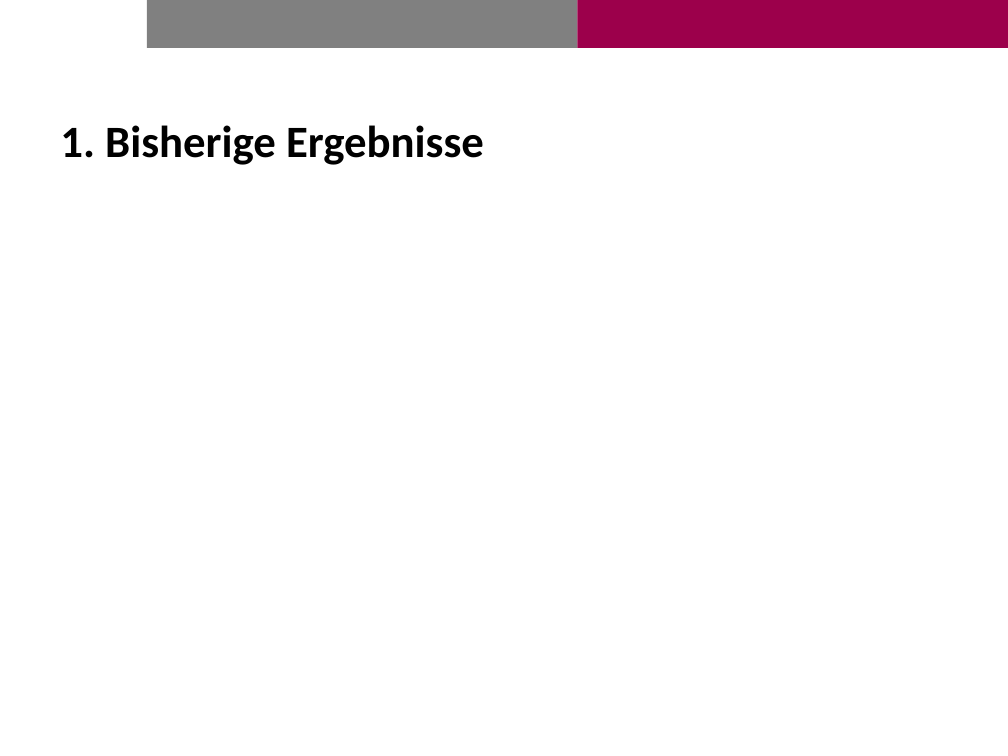
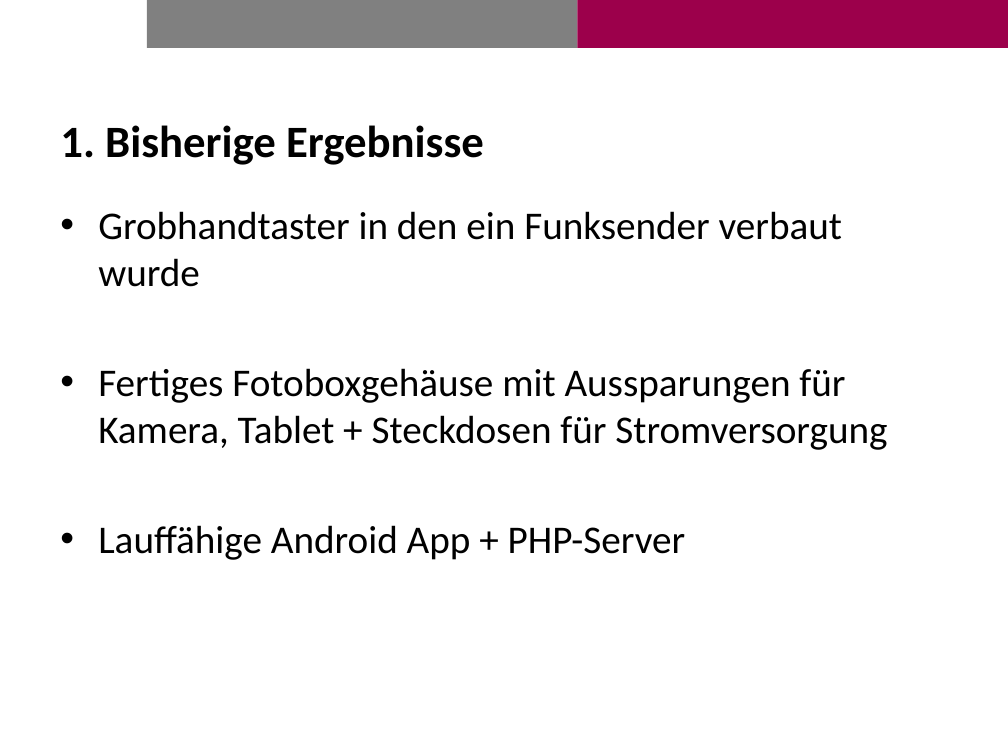
Before and after one commit to Brias/Photo-Booth, a slide deck: slide 3 of presentation/presentation.pptx. Drawn at 1008x756 pixels with LibreOffice and Linux fonts; fonts in the diff are those of the drawing; background and template pictures are left out. Boxes give left, top, right and bottom in pixels: in the first picture for what was removed or moved away, otherwise in the second. Text is boxed around its words. In the diff, an @@ line names an element or a change of style, - is before the commit and + after.

```diff
--- a/presentation/presentation.pptx
+++ b/presentation/presentation.pptx
@@ text added at (98,211,887,560), 28 pt, text #000000 @@
+• Grobhandtaster in den ein Funksender verbaut wurde
+• Fertiges Fotoboxgehäuse mit Aussparungen für Kamera, Tablet + Steckdosen für Stromversorgung
+• Lauffähige Android App + PHP-Server
```
Also in this commit, not shown: 12 other slides changed, 1 slide added, 1 slide removed, 7 other files.
